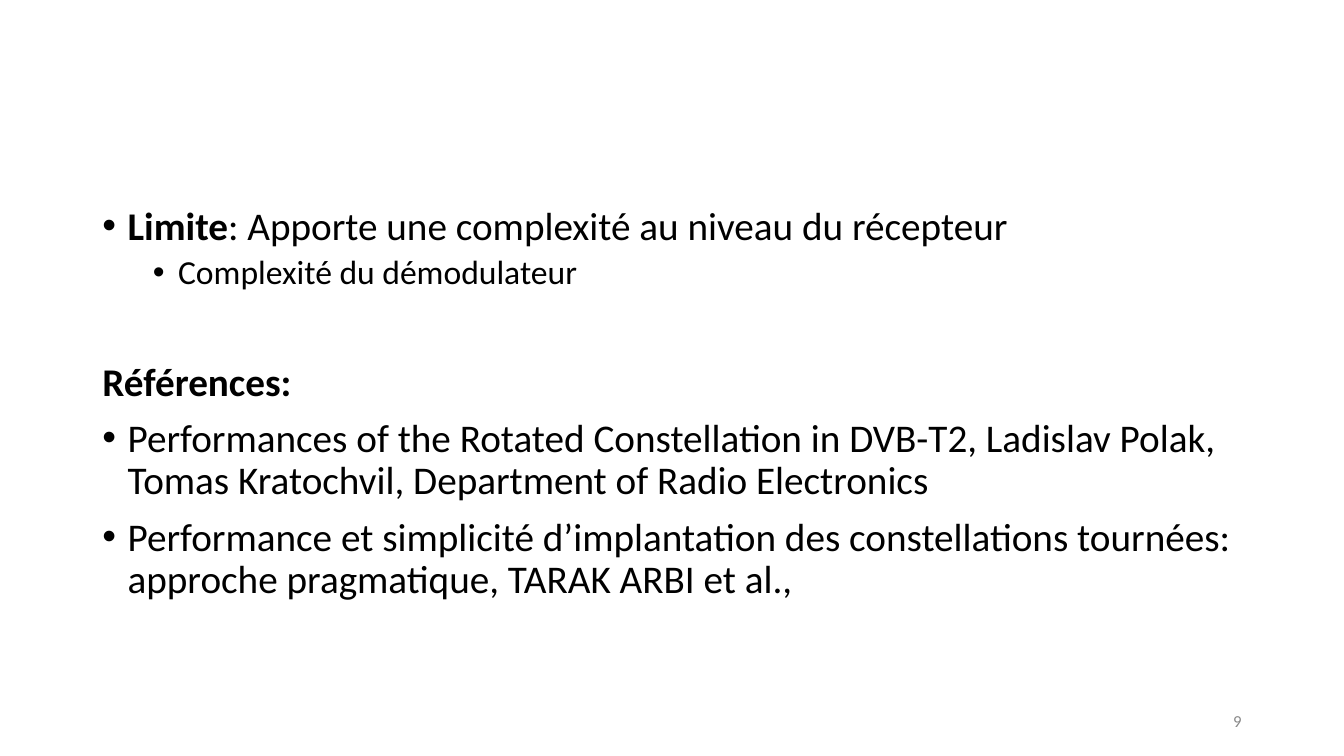
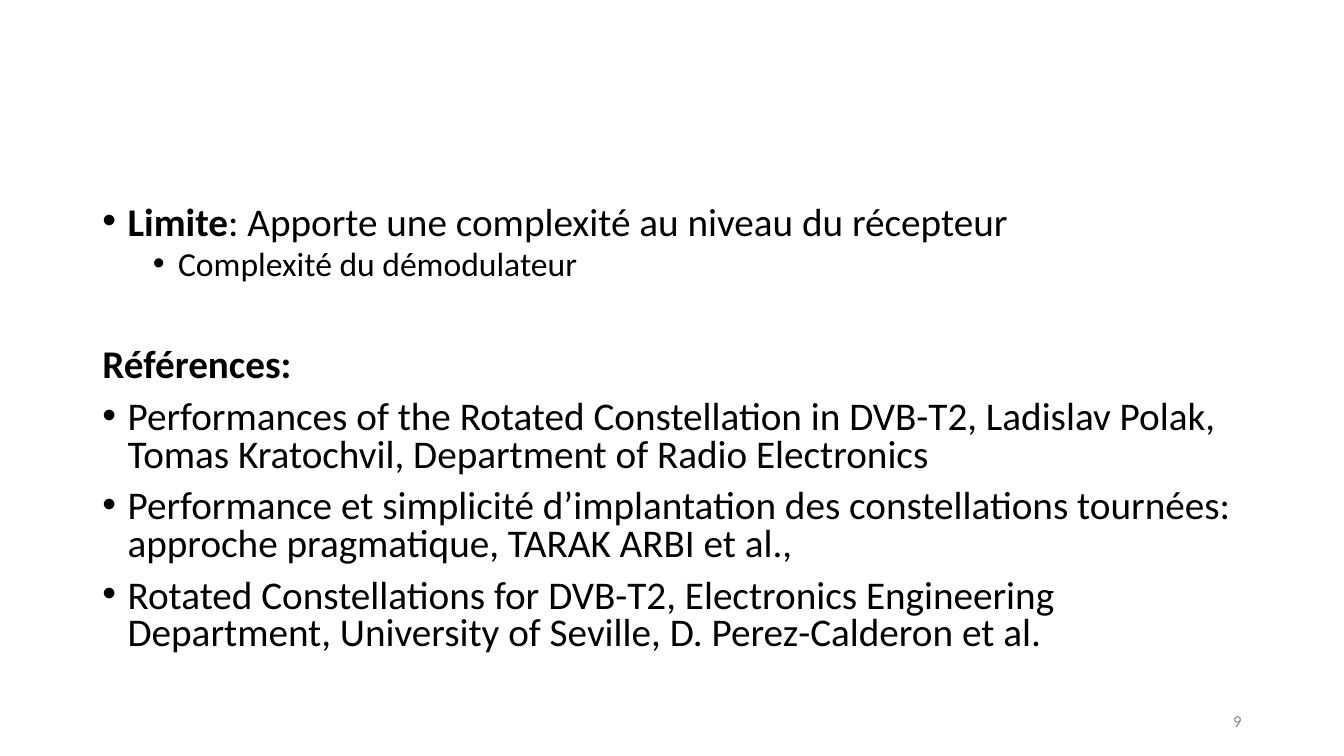
Before and after one commit to AKAKPO-Aschareel/MonMemoire, a slide deck: slide 9 of rotation_constellation.odp. Drawn at 1344x756 pixels with LibreOffice and Linux fonts; fonts in the diff are those of the drawing. Boxes give left, top, right and bottom in pixels: in the first picture for what was removed or moved away, otherwise in the second. Text is boxed around its words. In the diff, an @@ line names an element or a change of style, - is before the commit and + after.

```diff
--- a/rotation_constellation.odp
+++ b/rotation_constellation.odp
@@ text at (102,208,1230,564): line spacing 0.9 to 0.8 @@
@@ text at (128,581,1054,653): paragraph added @@
+• Rotated Constellations for DVB-T2, Electronics Engineering Department, University of Seville, D. Perez-Calderon et al.
```
Also in this commit, not shown: 26 other files.
